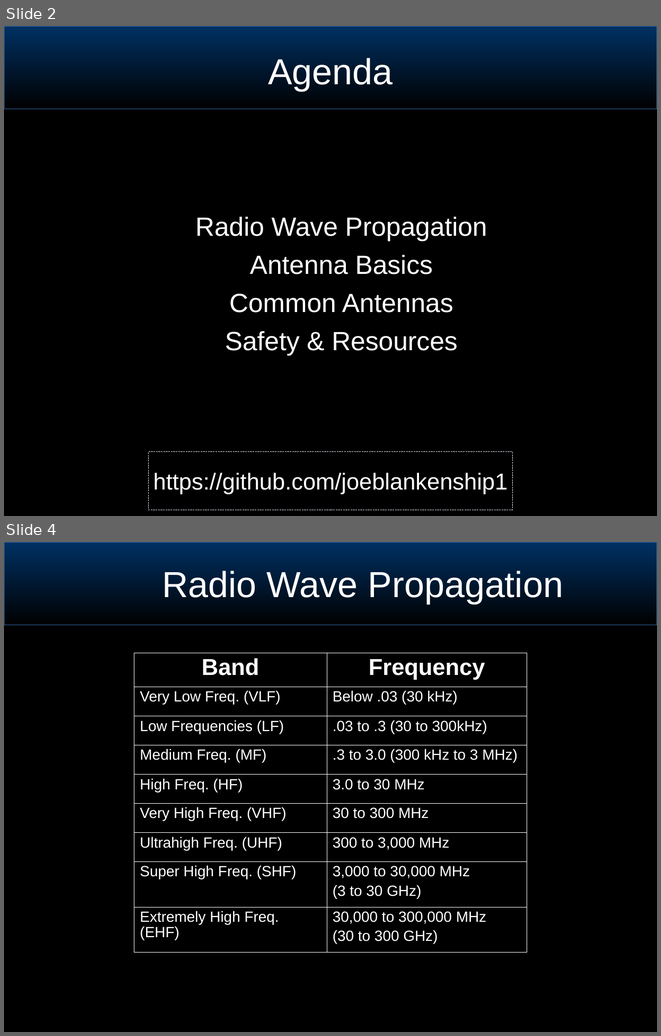
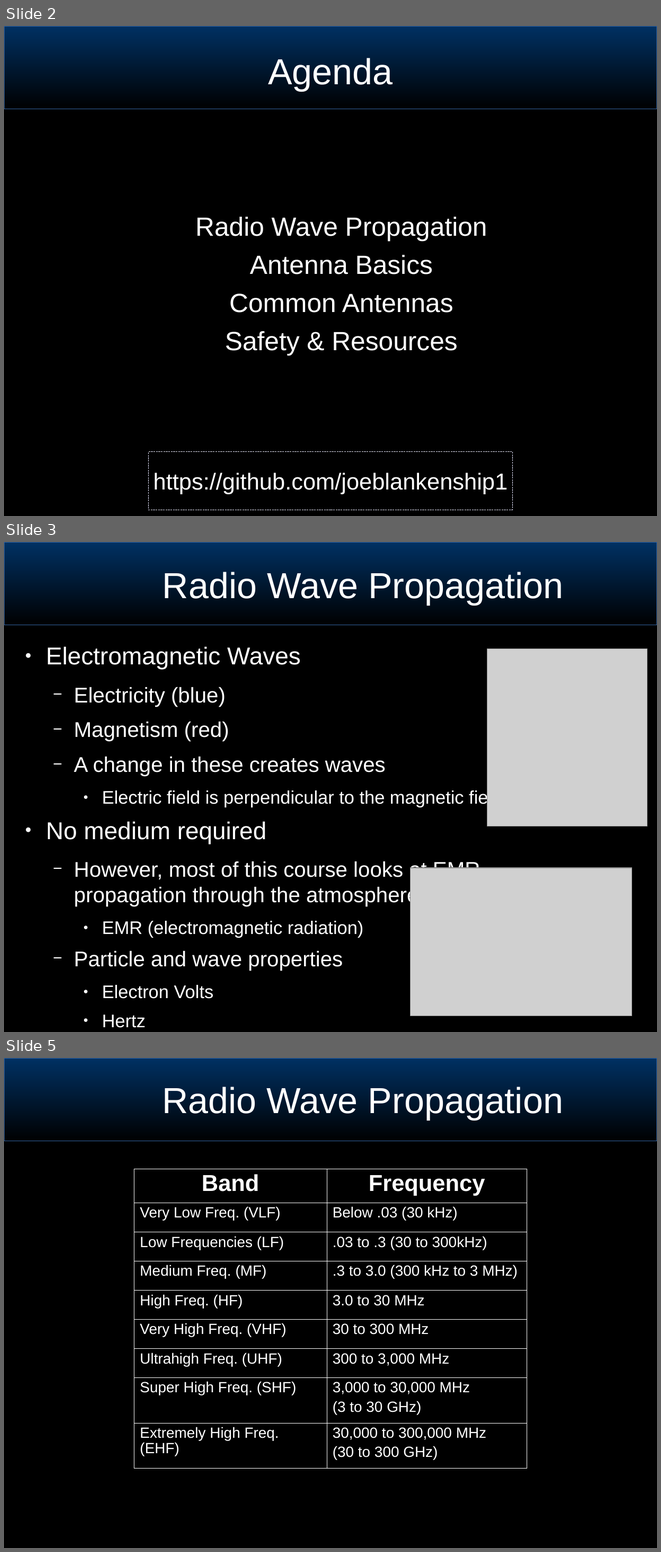
Before and after one commit to joeblankenship1/BRW_ANT_CLASS, a slide deck: BasicSignalsConcepts.odp. Shown one above the other, each under a label of ours: slides 2 and 4 before the commit, slides 2, 3 and 5 after it; the slides between them are not shown. The pictures are 661x1036 and 661x1552 pixels, drawn with LibreOffice and Linux fonts; fonts in the diff are those of the drawing; grey boxes stand for pictures; background and template pictures are left out. Boxes give left, top, right and bottom in pixels: in the first picture for what was removed or moved away, otherwise in the second. Text is boxed around its words. In the diff, an @@ line names an element or a change of style, - is before the commit and + after.

```diff
--- a/BasicSignalsConcepts.odp
+++ b/BasicSignalsConcepts.odp
@@ slide 3 added at (x1=4, y1=542, x2=657, y2=1032), background #000000; not listed: 1 template element that a slide beside it also shows @@
@@ title added at (x1=162, y1=572, x2=563, y2=605), 44 pt, text #FFFFFF @@
+Radio Wave Propagation
@@ text added at (x1=46, y1=646, x2=502, y2=971), 25.9 pt, text #FFFFFF @@
+● Electromagnetic Waves
+  − Electricity (blue)
+  − Magnetism (red)
+  − A change in these creates waves
+    ● Electric field is perpendicular to the magnetic field
+● No medium required
+  − However, most of this course looks at EMR propagation through the atmosphere
+    ● EMR (electromagnetic radiation)
+  − Particle and wave properties
+    ● Electron Volts
+    ● Hertz
@@ picture added at (x1=487, y1=649, x2=647, y2=827) @@
@@ picture added at (x1=411, y1=868, x2=632, y2=1016) @@
@@ what was slide 4 is now slide 5 @@
```
Also in this commit, not shown: 3 slides changed.
